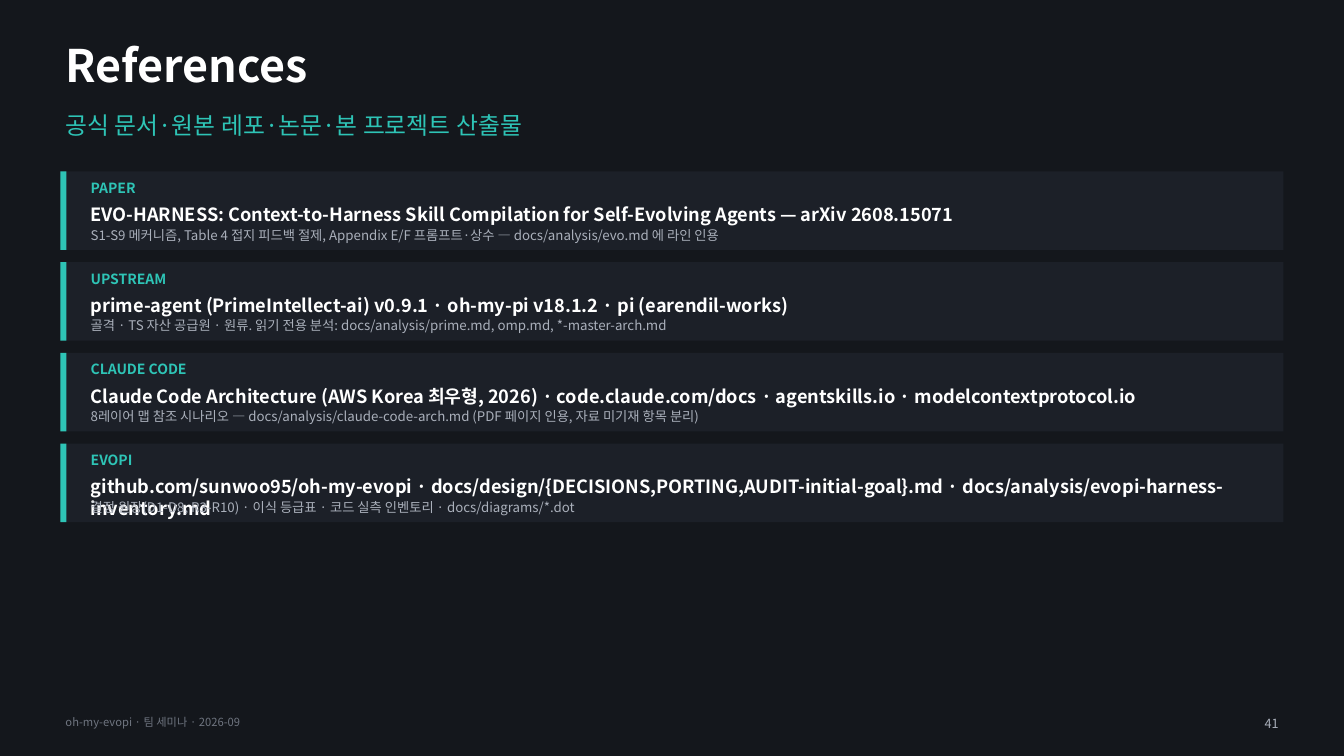
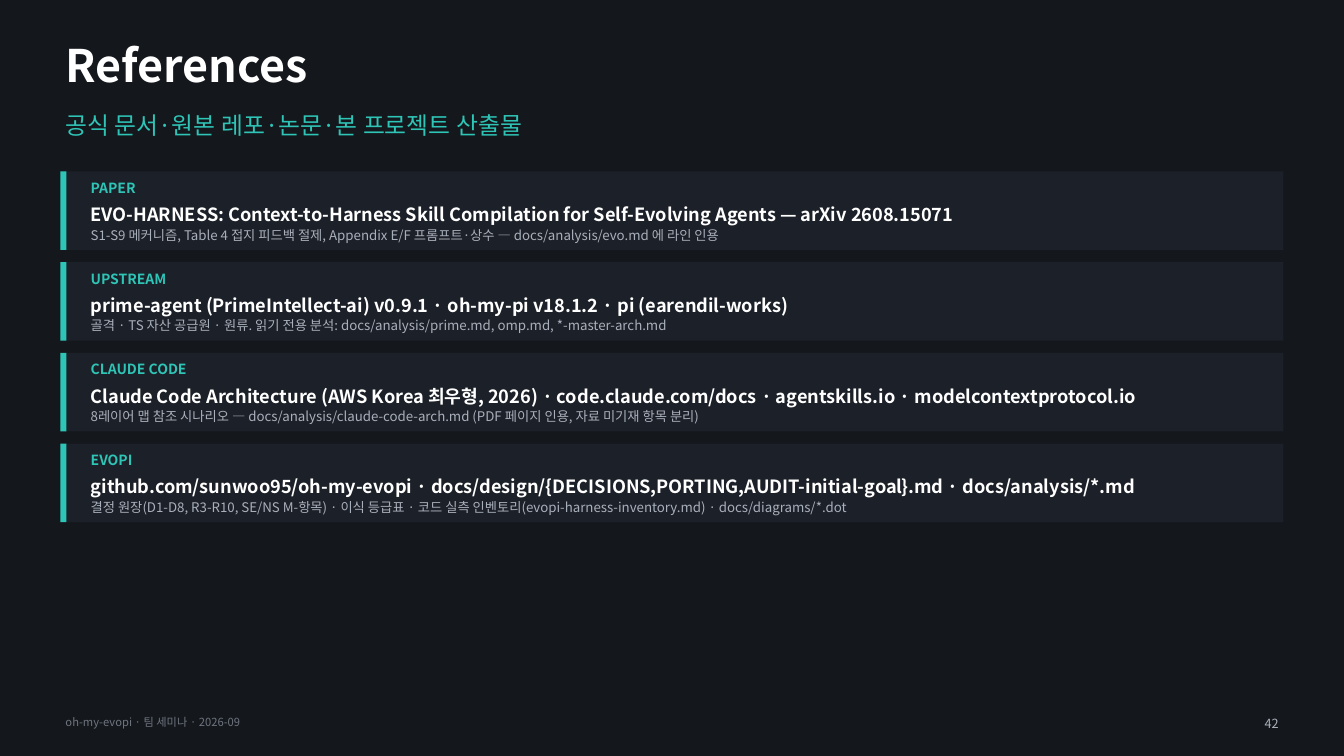
Before and after one commit to sunwoo95/oh-my-evopi, a slide deck: slide 42 of docs/seminar/evopi-architecture.pptx (slide 41 before the commit). Drawn at 1344x756 pixels with LibreOffice and Linux fonts; fonts in the diff are those of the drawing. Boxes give left, top, right and bottom in pixels: in the first picture for what was removed or moved away, otherwise in the second. Text is boxed around its words. In the diff, an @@ line names an element or a change of style, - is before the commit and + after.

```diff
--- a/docs/seminar/evopi-architecture.pptx
+++ b/docs/seminar/evopi-architecture.pptx
@@ text at [91, 478, 1135, 498]: text changed @@
-github.com/sunwoo95/oh-my-evopi · docs/design/{DECISIONS,PORTING,AUDIT-initial-goal}.md · docs/analysis/evopi-harness-inventory.md
+github.com/sunwoo95/oh-my-evopi · docs/design/{DECISIONS,PORTING,AUDIT-initial-goal}.md · docs/analysis/*.md
@@ text at [91, 501, 847, 516]: text changed @@
-결정 원장(D1-D8, R3-R10) · 이식 등급표 · 코드 실측 인벤토리 · docs/diagrams/*.dot
+결정 원장(D1-D8, R3-R10, SE/NS M-항목) · 이식 등급표 · 코드 실측 인벤토리(evopi-harness-inventory.md) · docs/diagrams/*.dot
@@ text at [1265, 718, 1279, 728]: text changed @@
-41
+42
```
Also in this commit, not shown: 17 other slides changed, 1 slide added, 5 other files.
